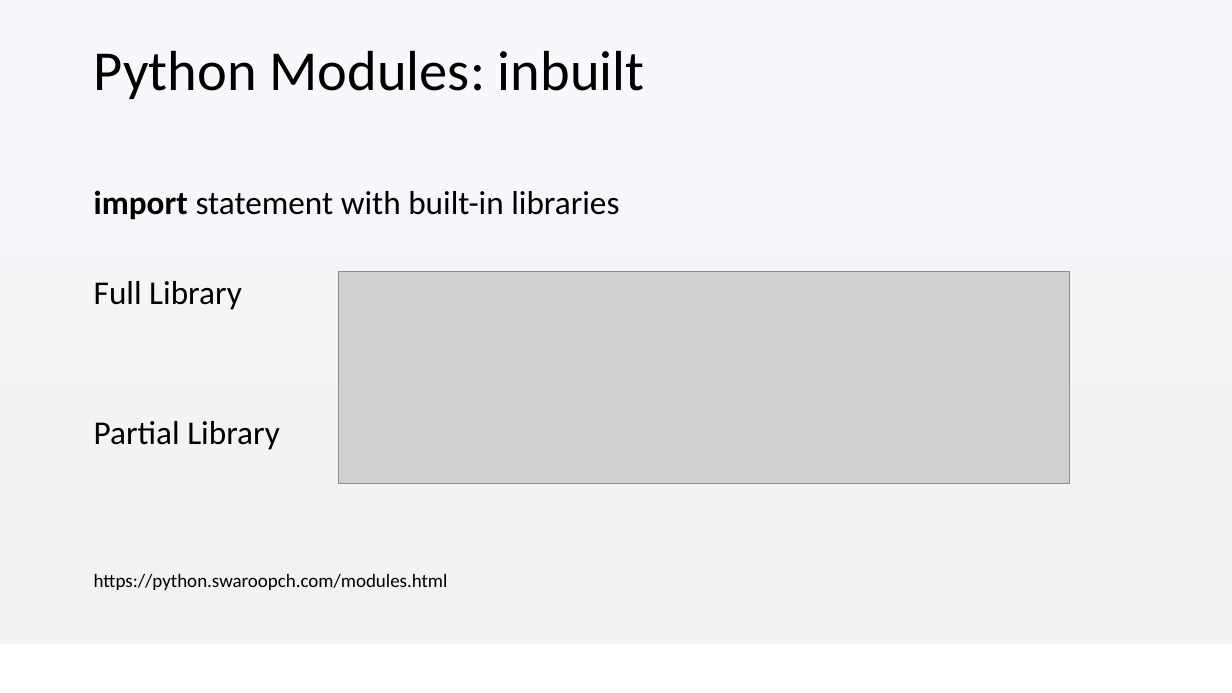
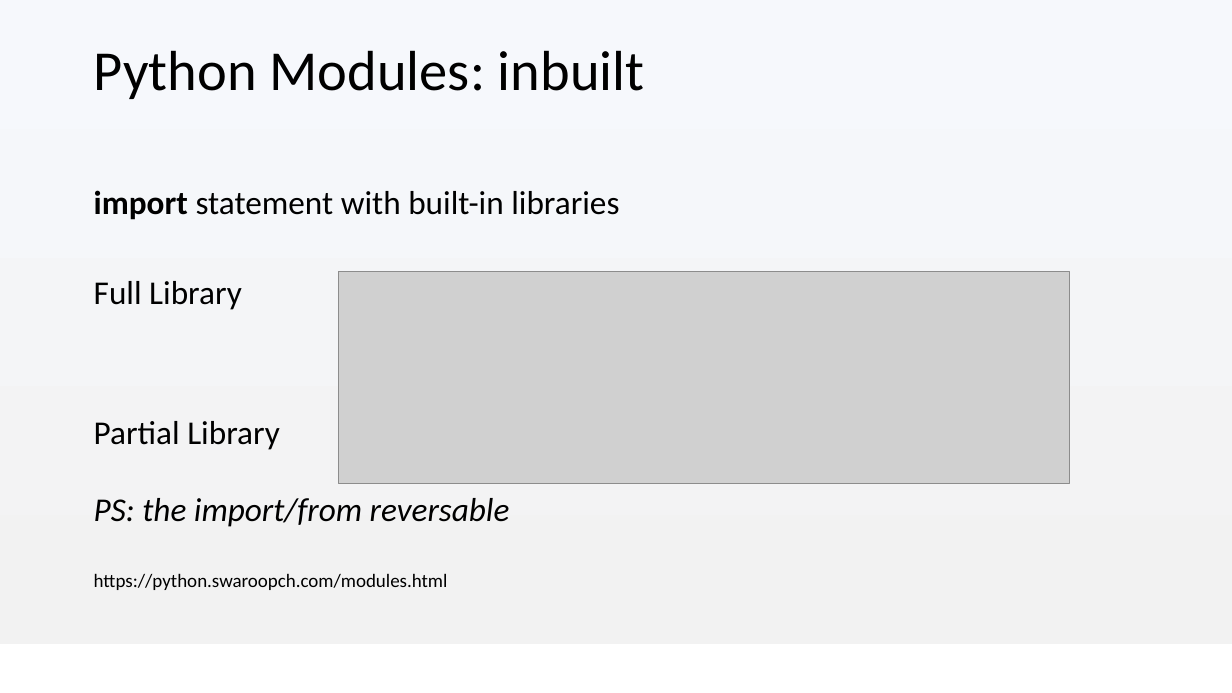
Before and after one commit to Anthony-Mckale/talks-presentations, a slide deck: slide 24 of academy/02-programming/03-Python-Programming-beyond-basics.pptx. Drawn at 1232x693 pixels with LibreOffice and Linux fonts; fonts in the diff are those of the drawing; grey boxes stand for pictures; background and template pictures are left out. Boxes give left, top, right and bottom in pixels: in the first picture for what was removed or moved away, otherwise in the second. Text is boxed around its words. In the diff, an @@ line names an element or a change of style, - is before the commit and + after.

```diff
--- a/academy/02-programming/03-Python-Programming-beyond-basics.pptx
+++ b/academy/02-programming/03-Python-Programming-beyond-basics.pptx
@@ text at (x1=94, y1=498, x2=510, y2=527): paragraph added @@
+PS: the import/from reversable
```
Also in this commit, not shown: 1 other slide changed, 7 slides removed, 24 other files.
